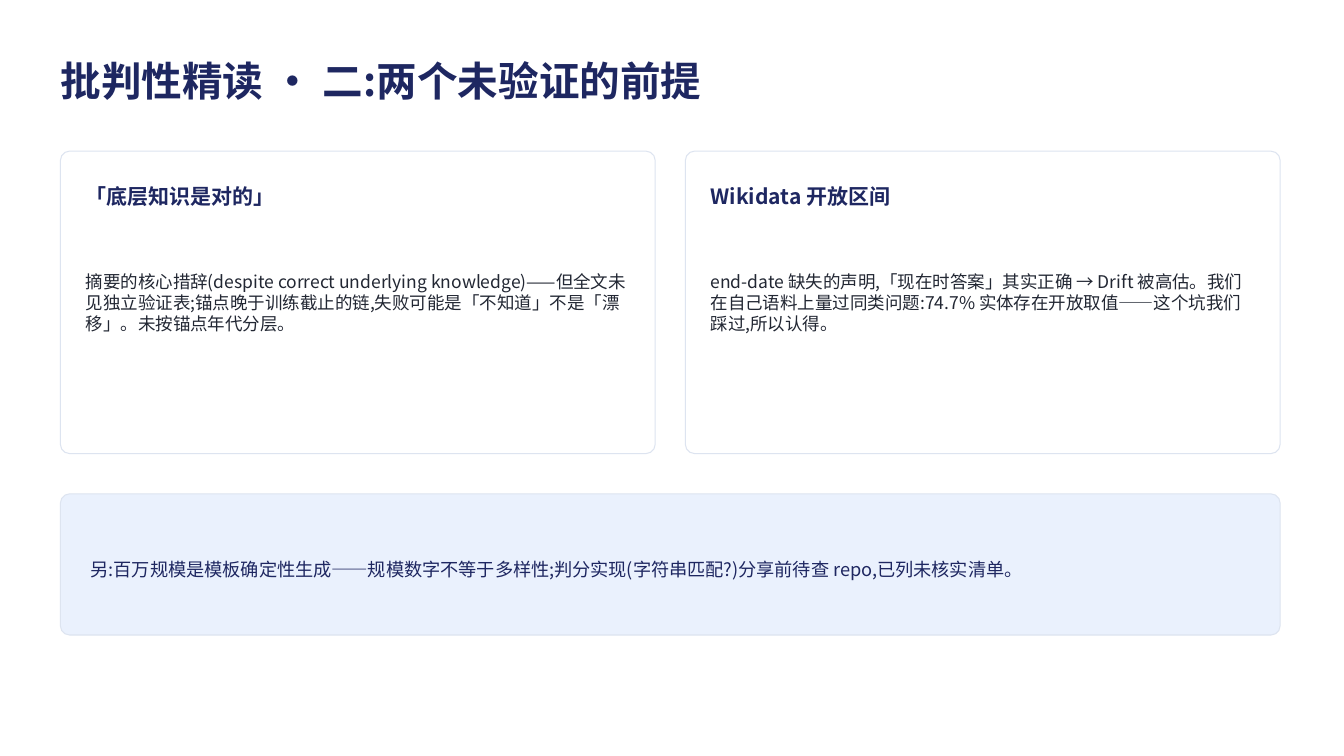
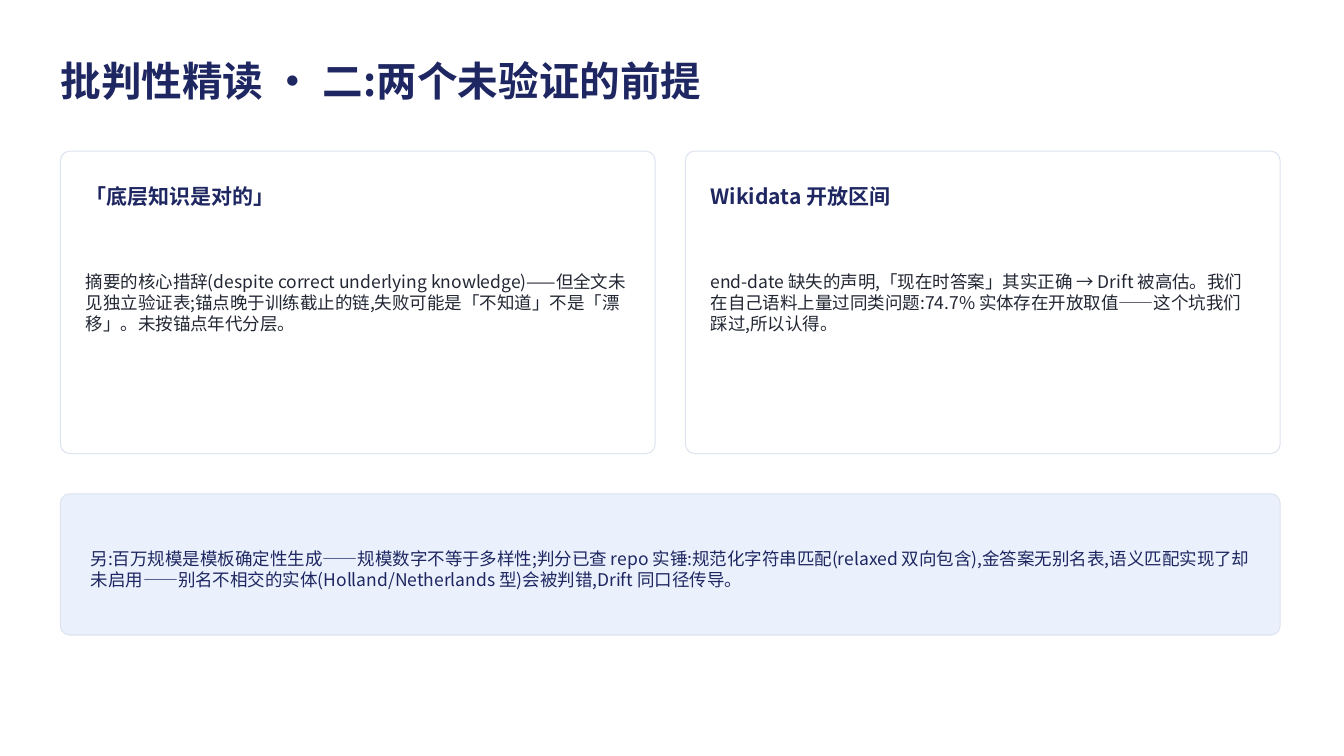
Before and after one commit to jeremyz12/qvf_withcontroller, a slide deck: slide 9 of study_logs/ChronoScope_share_20260821.pptx. Drawn at 1344x756 pixels with LibreOffice and Linux fonts; fonts in the diff are those of the drawing. Boxes give left, top, right and bottom in pixels: in the first picture for what was removed or moved away, otherwise in the second. Text is boxed around its words. In the diff, an @@ line names an element or a change of style, - is before the commit and + after.

```diff
--- a/study_logs/ChronoScope_share_20260821.pptx
+++ b/study_logs/ChronoScope_share_20260821.pptx
@@ text at <box>91,550,1250,590</box>: text changed; size 13 to 12.5 pt @@
-另:百万规模是模板确定性生成——规模数字不等于多样性;判分实现(字符串匹配?)分享前待查 repo,已列未核实清单。
+另:百万规模是模板确定性生成——规模数字不等于多样性;判分已查 repo 实锤:规范化字符串匹配(relaxed 双向包含),金答案无别名表,语义匹配实现了却未启用——别名不相交的实体(Holland/Netherlands 型)会被判错,Drift 同口径传导。
```
Also in this commit, not shown: 3 other files.
